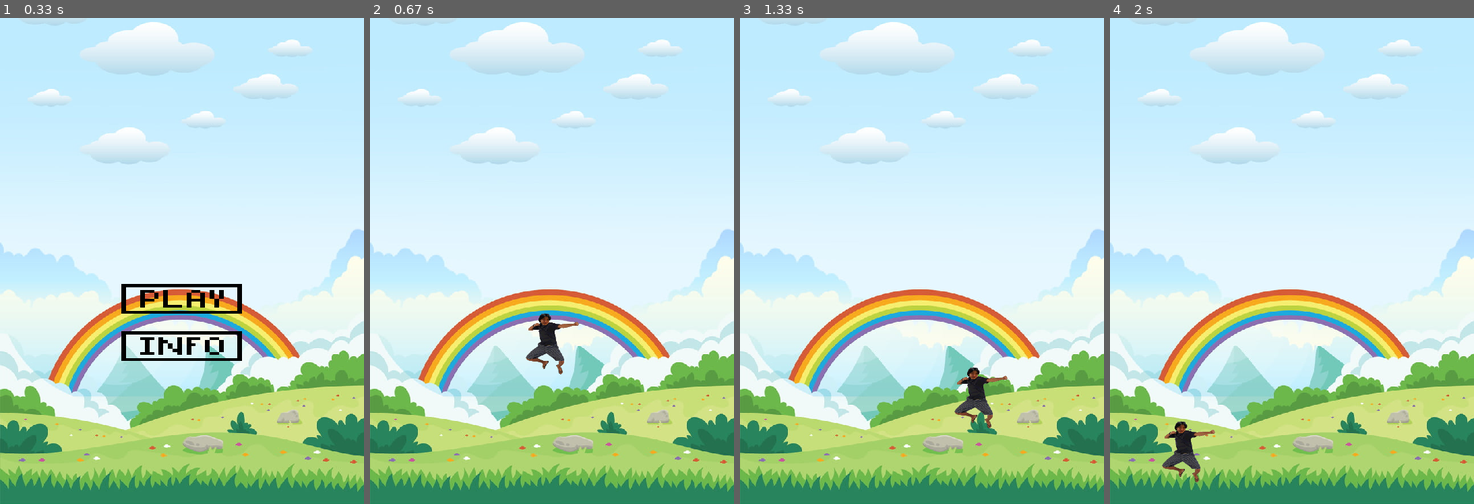
Above: before the commit, frames 1-4 (left to right).
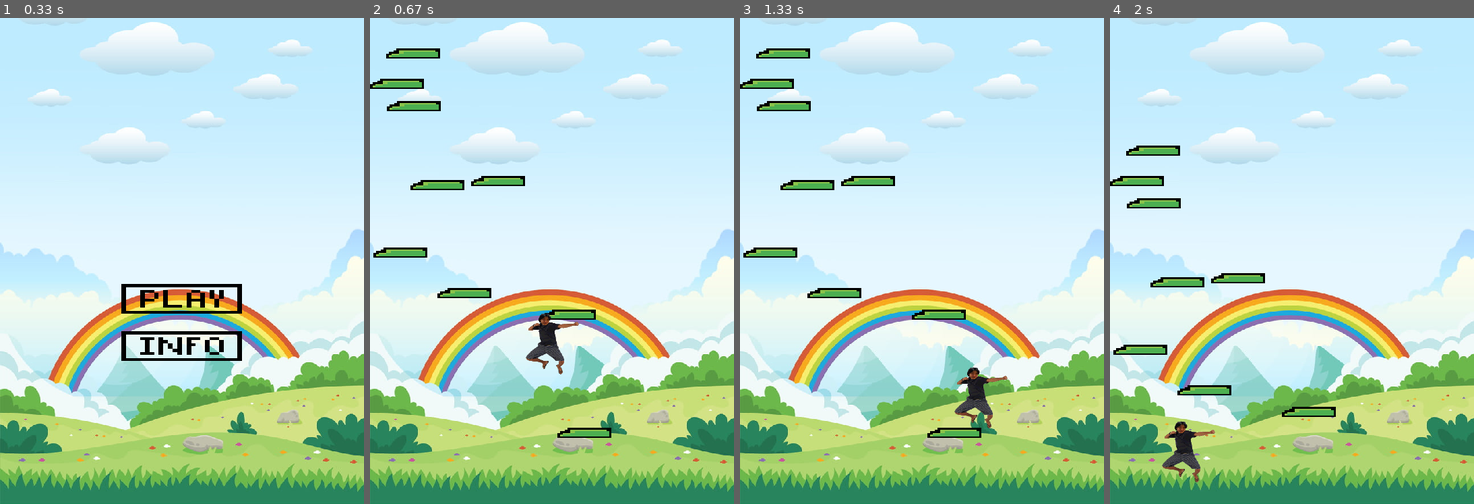
Above: after the commit, the same moments.

Repository: insper-classroom/devlife-23-1-projeto-pygame-henrique-junqueira-luca-feltrin
Game: pygame game, started from jogo.py
The game is run twice, just before and just after one commit, with the same random seed, the same clock (stepped at 60 frames per second) and the same inputs.
Inputs (mouse positions are in pixels of both pictures, inside the frame that each line leads up to):
- Up to frame 1 (0.33 s): no input
- Up to frame 2 (0.67 s): click (566, 295) at 0.38 s
- Up to frame 3 (1.33 s): hold Space 0.67-1.13 s; hold D 0.67-1.13 s; hold D from 1.17 s (still down)
- Up to frame 4 (2 s): release D at 1.63 s; hold W 1.67-1.97 s

Frame 1 is identical in both runs. In frame 2, 2.6% of the frame differs, in the area x 0-67%, y 6-87%; in frame 3, 2.6%; in frame 4, 2.3%.

Commit message:
plataformas com colisao

Diff:
--- a/classes.py
+++ b/classes.py
@@ -13,13 +13,16 @@
         imagem_toshi = pygame.transform.scale(pygame.image.load('assets/toshi.png').convert_alpha(),(80,100))
         botao_play = pygame.transform.scale(pygame.image.load('assets/botao_play.png'),(220,140))
         botao_info = pygame.transform.scale(pygame.image.load('assets/botao_info.png'),(220,140))
-        plataforma = pygame.transform.scale(pygame.image.load('assets/plataforma.png'),(110,70))
+        plataforma = pygame.transform.scale(pygame.image.load('assets/plataforma.png'),(80,20))
 
         self.state = {
             'tela_inicio':True,
             'tela_jogo':False,
             'tela_gameover': False,
-            'plataformas': []
+            'desce_tela': False,
+            'desce_tela_num':0,
+            'plataformas': [],
+            'rect_plataformas':[]
 
         }
 
@@ -35,6 +38,12 @@
             'gravidade': 1,
             'pulando': False
         }
+
+        with open('plataformas.txt','r') as arquivo:
+            linhas = arquivo.readlines()
+            for linha in linhas:
+                coord = linha.split(',')
+                self.state['plataformas'].append(pygame.Rect(int(coord[0]),int(coord[1]),80,15))
 
         self.personagem = Personagem(self.window, [230, 400] , self.assets)
 
@@ -60,11 +69,16 @@
                     self.personagem.velocidade[0] +=1000
                 if event.key == pygame.K_SPACE:
                     self.assets['pulando'] = True
+                if event.key == pygame.K_w:
+                    self.state['desce_tela'] = True
+
             if event.type == pygame.KEYUP:
                 if event.key == pygame.K_a:
                     self.personagem.velocidade[0] +=1000
                 if event.key == pygame.K_d:
                     self.personagem.velocidade[0] -=1000
+                if event.key == pygame.K_w:
+                    self.state['desce_tela'] = False
             if event.type == pygame.QUIT:
                 return False
 
@@ -76,7 +90,15 @@
                 self.personagem.y_vel = self.personagem.jump_alt
 
 
+        if self.state['desce_tela']:
+            for coord in self.state['plataformas']:
+                coord.y+=4
+
         self.personagem.update()
+
+        for plataforma in self.state['plataformas']:
+            if plataforma.colliderect(self.personagem.rect):
+                print("oi")
 
         self.personagem.muda_posicao()
 
@@ -93,22 +115,10 @@
         if self.state['tela_jogo']:
             self.window.blit(self.assets['imagem_fundo'],(0,0))
 
-            # plataforma1 = Plataformas(self.window,110,70,100,100)
-            # plataforma2 = Plataformas(self.window,110,70,250,150)
-            # plataforma3 = Plataformas(self.window,110,70,260,350)
-            # plataforma4 = Plataformas(self.window,110,70,356,530)
-            # plataforma5 = Plataformas(self.window,110,70,324,465)
-            # plataforma6 = Plataformas(self.window,110,70,234,523)
-            # plataforma7 = Plataformas(self.window,110,70,74,321)
-            # plataforma8 = Plataformas(self.window,110,70,54,234)
+            for coord in self.state['plataformas']:
+                plat = Plataformas(self.window,80,15,coord.x,coord.y)
+                plat.desenha_plataformas()
 
-            # plataforma1.desenha_plataformas()
-            # plataforma2.desenha_plataformas()
-            # plataforma3.desenha_plataformas()
-            # plataforma4.desenha_plataformas()
-            # plataforma5.desenha_plataformas()
-            # plataforma6.desenha_plataformas()
-            # plataforma7.desenha_plataformas()
             self.personagem.desenha()
             pygame.display.update()
 
@@ -151,7 +161,7 @@
         self.x = coord_x
         self.y = coord_y
 
+
     def desenha_plataformas(self):
         plataforma = pygame.transform.scale(pygame.image.load('assets/plataforma.png'),(self.width,self.height))
-        pygame.Rect(self.x,self.y,self.width,self.height)
         self.window.blit(plataforma,(self.x,self.y))
Binary file changed: assets/Plataforma.png
